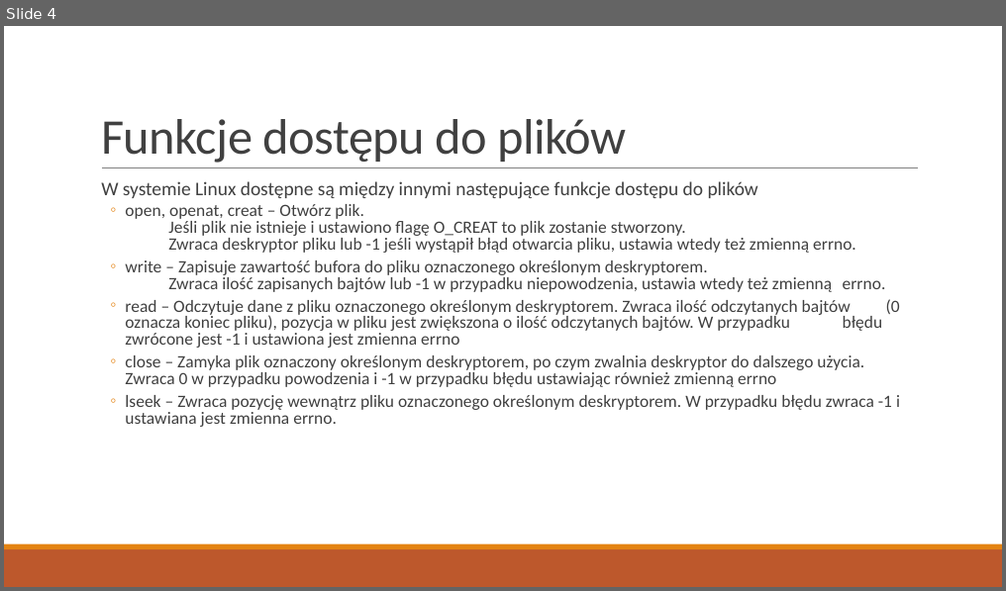
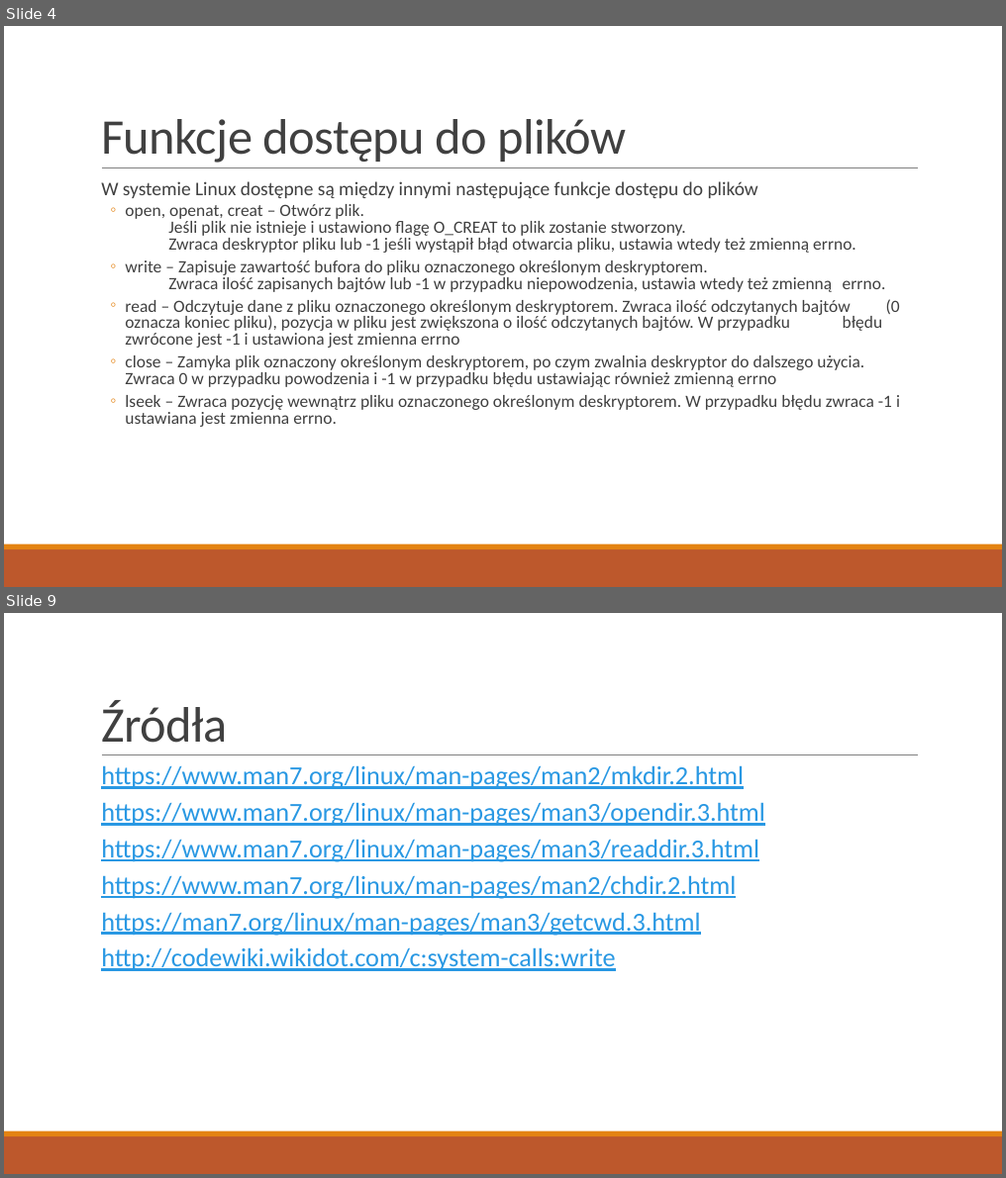
Before and after one commit to Epacik/ZaliczenieSystemowOperacyjnych, a slide deck: Projekt - Damian Kuśmierz.pptx. Shown one above the other, each under a label of ours: slide 4 before the commit, slides 4 and 9 after it; the slides between them are not shown. The pictures are 1006x591 and 1006x1178 pixels, drawn with LibreOffice and Linux fonts; fonts in the diff are those of the drawing. Boxes give left, top, right and bottom in pixels: in the first picture for what was removed or moved away, otherwise in the second. Text is boxed around its words. In the diff, an @@ line names an element or a change of style, - is before the commit and + after.

```diff
--- a/Projekt - Damian Kuśmierz.pptx
+++ b/Projekt - Damian Kuśmierz.pptx
@@ slide 9 added at (4,613,1002,1174), background #FFFFFF; not listed: 3 template elements that a slide beside it also shows @@
@@ title added at (101,700,227,743), 48 pt, text #404040 @@
+Źródła
@@ text added at (101,765,765,971), 25 pt, text #2998E3, underline @@
+  https://www.man7.org/linux/man-pages/man2/mkdir.2.html
+  https://www.man7.org/linux/man-pages/man3/opendir.3.html
+  https://www.man7.org/linux/man-pages/man3/readdir.3.html
+  https://www.man7.org/linux/man-pages/man2/chdir.2.html
+  https://man7.org/linux/man-pages/man3/getcwd.3.html
+  http://codewiki.wikidot.com/c:system-calls:write
```
Also in this commit, not shown: 1 slide changed, 3 other slides added, 1 slide removed.
